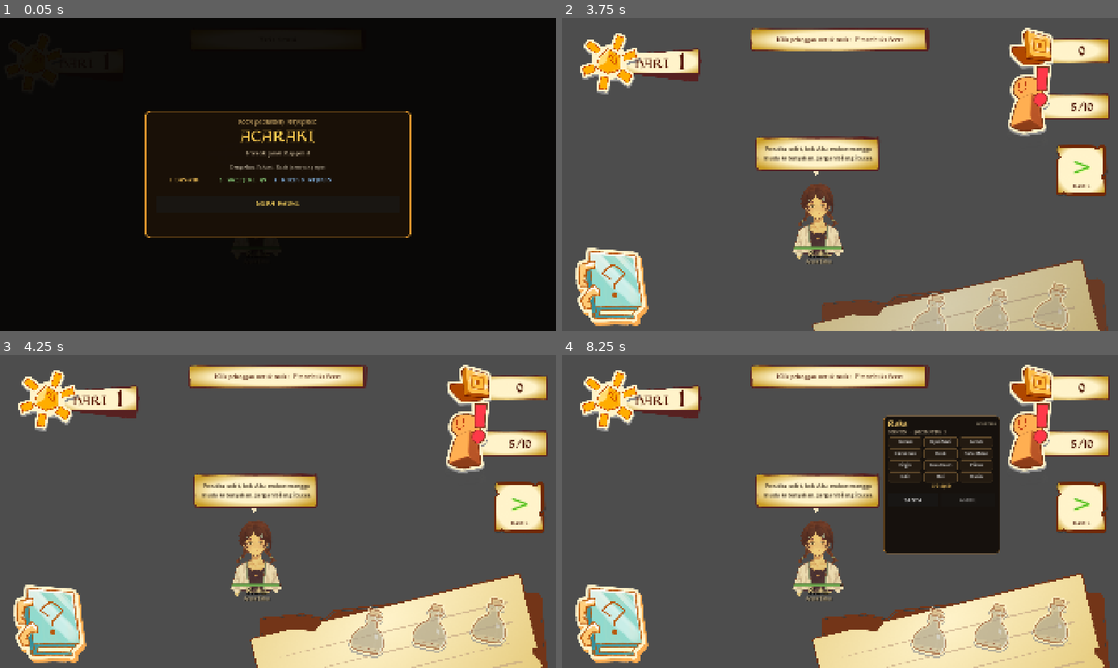
Above: before the commit, frames 1-4 (two rows, left to right).
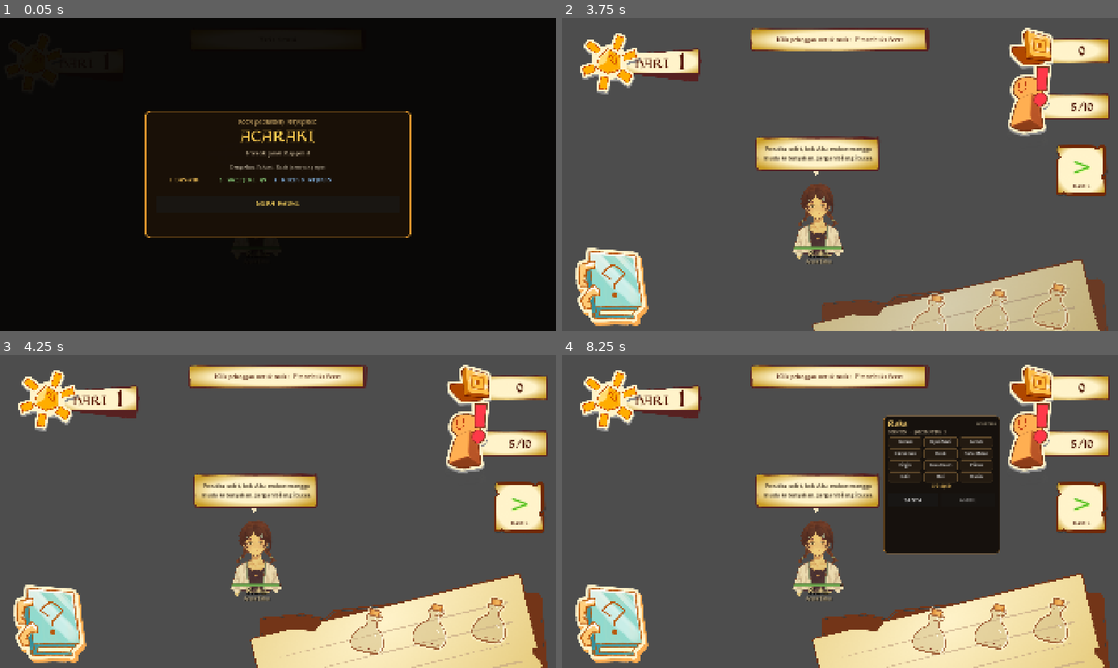
Above: after the commit, the same moments.

Repository: viscasa/igdx-bootcamp
Game: Godot game, scene res://Scenes/Game/kasir.tscn
Two runs of this game, one before a commit and one after it. Both use one fixed random seed, a clock stepped at 60 frames per second and the inputs below. The engine's default icon, where the game draws it, is replaced by a stand-in: a white triangle on a blue panel in a dark square.
Inputs (mouse positions are in pixels of both pictures, inside the frame that each line leads up to):
- Up to frame 1 (0.05 s): no input
- Up to frame 2 (3.75 s): click (817, 221) at 0.5 s; click "DAPUR" at 1.25 s; click "KASIR" at 2 s; click (612, 287) at 2.75 s; click "BUKA KEDAI" at 3.5 s
- Up to frame 3 (4.25 s): no input
- Up to frame 4 (8.25 s): tap Enter at 4.25, 5.75, 8 s; move the mouse to (962, 495) at 4.27 s; hold W 4.28-5 s; tap R at 4.35 s; click (962, 495) at 4.42 s; tap Space at 4.52, 5, 7.25 s; drag from (728, 527) to (812, 574) at 5.02 s; move the mouse to (895, 442) at 5.77 s; hold W 5.78-6.5 s; tap F at 5.85 s; click "TUTUP" at 6.5 s; drag from (812, 574) to (673, 464) at 7.27 s; move the mouse to (1006, 558) at 8.02 s; hold S from 8.03 s (still down); tap C at 8.1 s

Frame 1 is identical in both runs. In frame 2, 0.3% of the frame differs, in the area x 62-91%, y 84-100%; in frame 3, 1.4%, in the area x 62-91%, y 77-97%; in frame 4, 1.4%.

Commit message:
feat(bottle): tambah visual cairan dinamis

Diff:
--- /dev/null
+++ b/Assets/Shaders/bottle_fluid.gdshader
@@ -0,0 +1,57 @@
+shader_type canvas_item;
+render_mode unshaded;
+
+// The polygon supplies the bottle mask. Its surface is evaluated in world
+// space, which keeps gravity horizontal regardless of the bottle transform.
+uniform float surface_y = 0.0;
+uniform float center_x = 0.0;
+uniform float wave_amplitude = 1.0;
+uniform float wave_frequency = 0.045;
+uniform float wave_phase = 0.0;
+uniform float secondary_wave_mix = 0.34;
+uniform float secondary_wave_frequency_scale = 1.7;
+uniform float secondary_wave_speed_ratio = -0.6;
+uniform float wave_tilt = 0.0;
+uniform float surface_bias = 0.0;
+uniform float edge_softness = 0.9;
+uniform float rim_strength : hint_range(0.0, 1.0, 0.05) = 0.28;
+uniform vec4 layer_tint : source_color = vec4(1.0);
+
+varying vec2 world_position;
+
+
+void vertex() {
+	world_position = (MODEL_MATRIX * vec4(VERTEX, 0.0, 1.0)).xy;
+}
+
+
+void fragment() {
+	float primary_wave = sin(
+		world_position.x * wave_frequency + wave_phase
+	);
+	float secondary_wave = sin(
+		world_position.x * wave_frequency * secondary_wave_frequency_scale
+		+ wave_phase * secondary_wave_speed_ratio + 1.7
+	) * secondary_wave_mix;
+	float wave = (primary_wave + secondary_wave) * wave_amplitude;
+	float surface = surface_y + surface_bias + wave
+		+ (world_position.x - center_x) * wave_tilt;
+	float liquid_mask = smoothstep(
+		surface - edge_softness,
+		surface + edge_softness,
+		world_position.y
+	);
+	float rim = 1.0 - smoothstep(
+		edge_softness,
+		edge_softness * 3.5,
+		abs(world_position.y - surface)
+	);
+	vec4 liquid_color = COLOR * layer_tint;
+	liquid_color.rgb = mix(
+		liquid_color.rgb,
+		min(liquid_color.rgb * 1.22, vec3(1.0)),
+		rim * rim_strength
+	);
+	liquid_color.a *= liquid_mask;
+	COLOR = liquid_color;
+}
--- a/Scenes/Components/carry_shelf.tscn
+++ b/Scenes/Components/carry_shelf.tscn
@@ -2,9 +2,8 @@
 
 [ext_resource type="Script" uid="uid://c01qt6b5lw8l7" path="res://Scripts/Components/carry_shelf.gd" id="1_script"]
 [ext_resource type="Texture2D" uid="uid://dd7swuyqp7c1y" path="res://Assets/UI/panel/Big Panel Bottom.png" id="2_shelf"]
-[ext_resource type="Texture2D" uid="uid://dfiyx545rnxte" path="res://Assets/UI/Individuals/empty_bottle_transparent.png" id="3_bottle"]
 [ext_resource type="FontFile" uid="uid://bq4qkoekat7m8" path="res://Assets/Fonts/kelmscott/KELMSCOT.TTF" id="4_display"]
-[ext_resource type="FontFile" uid="uid://4wkdvw2t46n" path="res://Assets/Fonts/kelmscottroman/KelmscottRomanNF.ttf" id="5_body"]
+[ext_resource type="PackedScene" uid="uid://d1tw1in7locan" path="res://Scenes/Item/bottle.tscn" id="4_py0kk"]
 
 [node name="CarryShelf" type="Node2D" unique_id=1654985407]
 script = ExtResource("1_script")
@@ -29,116 +28,11 @@
 
 [node name="Slots" type="Node2D" parent="." unique_id=1915053784]
 
-[node name="Slot0" type="Node2D" parent="Slots" unique_id=1251145274]
+[node name="Slot0" parent="Slots" unique_id=417190477 instance=ExtResource("4_py0kk")]
 position = Vector2(458, 265)
 
-[node name="Bottle" type="Sprite2D" parent="Slots/Slot0" unique_id=504777382]
-rotation = 0.20867793
-scale = Vector2(0.5, 0.5)
-texture = ExtResource("3_bottle")
-
-[node name="BrewSwatch" type="Polygon2D" parent="Slots/Slot0" unique_id=499225732]
-visible = false
-position = Vector2(0, 33)
-color = Color(0.42, 0.7, 0.3, 1)
-polygon = PackedVector2Array(-21, -6, 21, -6, 17, 7, -17, 7)
-
-[node name="NameLabel" type="Label" parent="Slots/Slot0" unique_id=1800237516]
-visible = false
-offset_left = -92.0
-offset_top = -132.0
-offset_right = 92.0
-offset_bottom = -107.0
-theme_override_colors/font_color = Color(0.31, 0.105, 0.04, 1)
-theme_override_fonts/font = ExtResource("4_display")
-theme_override_font_sizes/font_size = 15
-horizontal_alignment = 1
-text_overrun_behavior = 3
-
-[node name="EffectLabel" type="Label" parent="Slots/Slot0" unique_id=810175101]
-visible = false
-offset_left = -92.0
-offset_top = -107.0
-offset_right = 92.0
-offset_bottom = -84.0
-theme_override_colors/font_color = Color(0.35, 0.17, 0.08, 0.85)
-theme_override_fonts/font = ExtResource("5_body")
-theme_override_font_sizes/font_size = 13
-horizontal_alignment = 1
-text_overrun_behavior = 3
-
-[node name="Slot1" type="Node2D" parent="Slots" unique_id=1857417089]
+[node name="Slot1" parent="Slots" instance=ExtResource("4_py0kk")]
 position = Vector2(673, 247)
 
-[node name="Bottle" type="Sprite2D" parent="Slots/Slot1" unique_id=1955651176]
-rotation = 0.20867793
-scale = Vector2(0.5, 0.5)
-texture = ExtResource("3_bottle")
-
-[node name="BrewSwatch" type="Polygon2D" parent="Slots/Slot1" unique_id=1509169080]
-visible = false
-position = Vector2(0, 33)
-color = Color(0.42, 0.7, 0.3, 1)
-polygon = PackedVector2Array(-21, -6, 21, -6, 17, 7, -17, 7)
-
-[node name="NameLabel" type="Label" parent="Slots/Slot1" unique_id=954917527]
-visible = false
-offset_left = -92.0
-offset_top = -132.0
-offset_right = 92.0
-offset_bottom = -107.0
-theme_override_colors/font_color = Color(0.31, 0.105, 0.04, 1)
-theme_override_fonts/font = ExtResource("4_display")
-theme_override_font_sizes/font_size = 15
-horizontal_alignment = 1
-text_overrun_behavior = 3
-
-[node name="EffectLabel" type="Label" parent="Slots/Slot1" unique_id=851079155]
-visible = false
-offset_left = -92.0
-offset_top = -107.0
-offset_right = 92.0
-offset_bottom = -84.0
-theme_override_colors/font_color = Color(0.35, 0.17, 0.08, 0.85)
-theme_override_fonts/font = ExtResource("5_body")
-theme_override_font_sizes/font_size = 13
-horizontal_alignment = 1
-text_overrun_behavior = 3
-
-[node name="Slot2" type="Node2D" parent="Slots" unique_id=554466469]
+[node name="Slot2" parent="Slots" instance=ExtResource("4_py0kk")]
 position = Vector2(878, 228)
-
-[node name="Bottle" type="Sprite2D" parent="Slots/Slot2" unique_id=1869416843]
-rotation = 0.20867793
-scale = Vector2(0.5, 0.5)
-texture = ExtResource("3_bottle")
-
-[node name="BrewSwatch" type="Polygon2D" parent="Slots/Slot2" unique_id=779677318]
-visible = false
-position = Vector2(0, 33)
-color = Color(0.42, 0.7, 0.3, 1)
-polygon = PackedVector2Array(-21, -6, 21, -6, 17, 7, -17, 7)
-
-[node name="NameLabel" type="Label" parent="Slots/Slot2" unique_id=160985005]
-visible = false
-offset_left = -92.0
-offset_top = -132.0
-offset_right = 92.0
-offset_bottom = -107.0
-theme_override_colors/font_color = Color(0.31, 0.105, 0.04, 1)
-theme_override_fonts/font = ExtResource("4_display")
-theme_override_font_sizes/font_size = 15
-horizontal_alignment = 1
-text_overrun_behavior = 3
-
-[node name="EffectLabel" type="Label" parent="Slots/Slot2" unique_id=1455753384]
-visible = false
-offset_left = -92.0
-offset_top = -107.0
-offset_right = 92.0
-offset_bottom = -84.0
-theme_override_colors/font_color = Color(0.35, 0.17, 0.08, 0.85)
-theme_override_fonts/font = ExtResource("5_body")
-theme_override_font_sizes/font_size = 13
-horizontal_alignment = 1
-text_overrun_behavior = 3
--- /dev/null
+++ b/Scenes/Item/bottle.tscn
@@ -0,0 +1,101 @@
+[gd_scene format=3 uid="uid://d1tw1in7locan"]
+
+[ext_resource type="Texture2D" uid="uid://dfiyx545rnxte" path="res://Assets/UI/Individuals/empty_bottle_transparent.png" id="1_ubxr5"]
+[ext_resource type="Texture2D" uid="uid://oykurudl2aw8" path="res://Assets/UI/Individuals/empty_bottle_transparent2.png" id="2_gmju5"]
+[ext_resource type="FontFile" uid="uid://bq4qkoekat7m8" path="res://Assets/Fonts/kelmscott/KELMSCOT.TTF" id="3_ka3m6"]
+[ext_resource type="FontFile" uid="uid://4wkdvw2t46n" path="res://Assets/Fonts/kelmscottroman/KelmscottRomanNF.ttf" id="4_phya8"]
+[ext_resource type="Shader" uid="uid://dahx7hrfi846a" path="res://Assets/Shaders/bottle_fluid.gdshader" id="5_fluid"]
+[ext_resource type="Script" uid="uid://we2ebudvdpxc" path="res://Scripts/Components/bottle_fluid_visual.gd" id="6_fluid_script"]
+
+[sub_resource type="ShaderMaterial" id="ShaderMaterial_back"]
+resource_local_to_scene = true
+shader = ExtResource("5_fluid")
+shader_parameter/surface_y = 16.31509804725647
+shader_parameter/center_x = -8.0
+shader_parameter/wave_amplitude = 1.0000000036399148
+shader_parameter/wave_frequency = 0.045
+shader_parameter/wave_phase = 3.651279540099665
+shader_parameter/secondary_wave_mix = 0.34
+shader_parameter/secondary_wave_frequency_scale = 1.7
+shader_parameter/secondary_wave_speed_ratio = -0.6
+shader_parameter/wave_tilt = 4.668887660030766e-11
+shader_parameter/surface_bias = -2.4
+shader_parameter/edge_softness = 0.9
+shader_parameter/rim_strength = 0.16
+shader_parameter/layer_tint = Color(0.62, 0.72, 0.86, 0.72)
+
+[sub_resource type="ShaderMaterial" id="ShaderMaterial_front"]
+resource_local_to_scene = true
+shader = ExtResource("5_fluid")
+shader_parameter/surface_y = 16.31509804725647
+shader_parameter/center_x = -8.0
+shader_parameter/wave_amplitude = 1.0000000050554372
+shader_parameter/wave_frequency = 0.045
+shader_parameter/wave_phase = 1.401279540099665
+shader_parameter/secondary_wave_mix = 0.34
+shader_parameter/secondary_wave_frequency_scale = 1.7
+shader_parameter/secondary_wave_speed_ratio = -0.6
+shader_parameter/wave_tilt = 1.2078123087669466e-10
+shader_parameter/surface_bias = 0.0
+shader_parameter/edge_softness = 0.9
+shader_parameter/rim_strength = 0.32
+shader_parameter/layer_tint = Color(1, 1, 1, 0.82)
+
+[node name="Slot0" type="Node2D" unique_id=417190477]
+
+[node name="BottleVisual" type="Node2D" parent="." unique_id=1778115640]
+script = ExtResource("6_fluid_script")
+idle_amplitude = 1.0
+idle_wave_speed = 0.45
+secondary_wave_mix = null
+secondary_wave_frequency_scale = null
+secondary_wave_speed_ratio = null
+motion_wave_speed_gain = null
+
+[node name="Bottle" type="Sprite2D" parent="BottleVisual" unique_id=1063613812]
+rotation = 0.20867793
+scale = Vector2(0.5, 0.5)
+texture = ExtResource("1_ubxr5")
+
+[node name="BrewSwatchBack" type="Polygon2D" parent="BottleVisual" unique_id=1921985933]
+visible = false
+material = SubResource("ShaderMaterial_back")
+position = Vector2(0, 33)
+color = Color(0.42, 0.7, 0.3, 1)
+polygon = PackedVector2Array(-66, 1, -56, -24, -41, -41, -22, -52, -10, -58, -6, -70, -8, -82, -10, -88, -6, -95, 37, -87, 43, -83, 40, -74, 28, -68, 27, -49, 36, -34, 43, -21, 48, -6, 50, 14, 45, 27, 37, 37, 27, 43, -57, 25)
+
+[node name="BrewSwatch" type="Polygon2D" parent="BottleVisual" unique_id=1656813260]
+visible = false
+material = SubResource("ShaderMaterial_front")
+position = Vector2(0, 33)
+color = Color(0.42, 0.7, 0.3, 1)
+polygon = PackedVector2Array(-66, 1, -56, -24, -41, -41, -22, -52, -10, -58, -6, -70, -8, -82, -10, -88, -6, -95, 37, -87, 43, -83, 40, -74, 28, -68, 27, -49, 36, -34, 43, -21, 48, -6, 50, 14, 45, 27, 37, 37, 27, 43, -57, 25)
+
+[node name="Bottle2" type="Sprite2D" parent="BottleVisual" unique_id=488633415]
+rotation = 0.20867793
+scale = Vector2(0.5, 0.5)
+texture = ExtResource("2_gmju5")
+
+[node name="NameLabel" type="Label" parent="." unique_id=1989229357]
+visible = false
+offset_left = -92.0
+offset_top = -132.0
+offset_right = 92.0
+offset_bottom = -107.0
+theme_override_colors/font_color = Color(0.31, 0.105, 0.04, 1)
+theme_override_fonts/font = ExtResource("3_ka3m6")
+theme_override_font_sizes/font_size = 15
+horizontal_alignment = 1
+text_overrun_behavior = 3
+
+[node name="EffectLabel" type="Label" parent="." unique_id=1109580130]
+visible = false
+offset_left = -92.0
+offset_top = -107.0
+offset_right = 92.0
+offset_bottom = -84.0
+theme_override_colors/font_color = Color(0.35, 0.17, 0.08, 0.85)
+theme_override_fonts/font = ExtResource("4_phya8")
+theme_override_font_sizes/font_size = 13
+horizontal_alignment = 1
+text_overrun_behavior = 3
--- /dev/null
+++ b/Scripts/Components/bottle_fluid_visual.gd
@@ -0,0 +1,301 @@
+@tool
+class_name BottleFluidVisual extends Node2D
+
+## A signed spring-damper keeps the liquid's own momentum. Angular
+## acceleration drives it toward the trailing side; stopping or reversing the
+## bottle makes it overshoot before damping back to rest.
+
+@export_range(0.05, 0.95, 0.01) var fill_ratio: float = 0.55
+
+@export_group("Motion Sampling")
+@export_range(1.0, 40.0, 0.5) var input_smoothing: float = 14.0
+@export_range(0.0, 10.0, 0.1) var motion_deadzone: float = 1.2
+@export_range(5.0, 120.0, 1.0) var maximum_angular_acceleration: float = 55.0
+
+@export_group("Liquid Inertia")
+@export_range(0.0, 0.5, 0.005) var inertia_gain: float = 0.16
+@export_range(0.2, 4.0, 0.05) var spring_frequency: float = 1.25
+@export_range(0.05, 1.0, 0.01) var damping_ratio: float = 0.22
+@export_range(0.02, 0.4, 0.01) var maximum_slosh: float = 0.18
+
+@export_group("Surface Wave")
+@export_range(0.0, 4.0, 0.05) var idle_amplitude: float = 1.8
+@export_range(0.005, 0.15, 0.001) var wave_frequency: float = 0.045
+@export_range(0.0, 2.0, 0.05) var idle_wave_speed: float = 0.55
+@export_range(0.0, 0.8, 0.01) var secondary_wave_mix: float = 0.34
+@export_range(1.1, 3.0, 0.05) var secondary_wave_frequency_scale: float = 1.7
+@export_range(-1.5, 1.5, 0.05) var secondary_wave_speed_ratio: float = -0.6
+@export_range(0.0, 80.0, 1.0) var wave_energy_gain: float = 38.0
+@export_range(1.0, 16.0, 0.5) var maximum_amplitude: float = 7.0
+@export_range(0.0, 80.0, 1.0) var motion_wave_speed_gain: float = 34.0
+@export_range(0.5, 12.0, 0.25) var phase_speed_smoothing: float = 3.0
+@export_range(1.0, 20.0, 0.5) var maximum_motion_wave_speed: float = 8.0
+
+@export_group("Depth")
+@export_range(1.0, 20.0, 0.5) var back_layer_response: float = 5.0
+@export_range(0.0, 8.0, 0.1) var back_surface_lift: float = 2.4
+@export_range(0.1, 4.0, 0.1) var edge_softness: float = 0.9
+
+@onready var back_fluid: Polygon2D = $BrewSwatchBack
+@onready var front_fluid: Polygon2D = $BrewSwatch
+
+var _last_rotation: float = 0.0
+var _filtered_angular_velocity: float = 0.0
+var _previous_angular_velocity: float = 0.0
+var _slosh_position: float = 0.0
+var _slosh_velocity: float = 0.0
+var _back_position: float = 0.0
+var _back_velocity: float = 0.0
+var _wave_phase: float = 0.0
+var _wave_phase_velocity: float = 0.0
+
+
+func _ready() -> void:
+	_last_rotation = global_rotation
+	_wave_phase_velocity = idle_wave_speed
+	set_process(true)
+	_update_materials(idle_amplitude)
+
+
+func _process(delta: float) -> void:
+	if not is_instance_valid(front_fluid) or not is_instance_valid(back_fluid):
+		return
+
+	var safe_delta := maxf(delta, 0.0001)
+	var angle_delta := wrapf(global_rotation - _last_rotation, -PI, PI)
+	var raw_angular_velocity := angle_delta / safe_delta
+	_last_rotation = global_rotation
+
+	var smoothing := 1.0 - exp(-input_smoothing * safe_delta)
+	_filtered_angular_velocity = lerpf(
+		_filtered_angular_velocity, raw_angular_velocity, smoothing)
+	var angular_acceleration := (
+		_filtered_angular_velocity - _previous_angular_velocity) / safe_delta
+	_previous_angular_velocity = _filtered_angular_velocity
+	if absf(angular_acceleration) < motion_deadzone:
+		angular_acceleration = 0.0
+	angular_acceleration = clampf(
+		angular_acceleration,
+		-maximum_angular_acceleration,
+		maximum_angular_acceleration
+	)
+
+	# The liquid centroid is below the visual pivot for every orientation.
+	# Positive clockwise acceleration therefore pushes the mass toward the
+	# opposite/trailing side through this signed lever.
+	var drive := -angular_acceleration * _liquid_lever() * inertia_gain
+	var omega := TAU * spring_frequency
+	var spring_acceleration := drive \
+		- 2.0 * damping_ratio * omega * _slosh_velocity \
+		- omega * omega * _slosh_position
+	_slosh_velocity += spring_acceleration * safe_delta
+	_slosh_position += _slosh_velocity * safe_delta
+	if absf(_slosh_position) > maximum_slosh:
+		_slosh_position = clampf(
+			_slosh_position, -maximum_slosh, maximum_slosh)
+		_slosh_velocity *= 0.42
+
+	# The rear surface follows the same physical side, only with a small lag.
+	var back_response := 1.0 - exp(-back_layer_response * safe_delta)
+	_back_position = lerpf(_back_position, _slosh_position, back_response)
+	_back_velocity = lerpf(_back_velocity, _slosh_velocity, back_response)
+
+	var energy := sqrt(
+		_slosh_position * _slosh_position
+		+ pow(_slosh_velocity / maxf(omega, 0.001), 2.0)
+	)
+	# Keep the wave moving forward on one continuous timeline. Energy only
+	# changes its speed; it never chases a wrapped angle or abruptly reverses.
+	var target_phase_velocity := minf(
+		idle_wave_speed + energy * motion_wave_speed_gain,
+		maximum_motion_wave_speed
+	)
+	var speed_blend := 1.0 - exp(-phase_speed_smoothing * safe_delta)
+	_wave_phase_velocity = lerpf(
+		_wave_phase_velocity,
+		target_phase_velocity,
+		speed_blend
+	)
+	_wave_phase = fposmod(
+		_wave_phase + _wave_phase_velocity * safe_delta,
+		TAU
+	)
+
+	var amplitude := clampf(
+		idle_amplitude + energy * wave_energy_gain,
+		idle_amplitude,
+		maximum_amplitude
+	)
+	_update_materials(amplitude)
+
+
+func _liquid_lever() -> float:
+	var points := _world_polygon()
+	if points.size() < 3:
+		return 1.0
+	var min_y := points[0].y
+	var max_y := points[0].y
+	for point in points:
+		min_y = minf(min_y, point.y)
+		max_y = maxf(max_y, point.y)
+	var surface := _surface_for_ratio(points, fill_ratio, 0.0, 0.0)
+	var liquid_points := _clip_below(points, surface)
+	var centroid := _polygon_centroid(liquid_points)
+	var half_height := maxf((max_y - min_y) * 0.5, 1.0)
+	return clampf((centroid.y - global_position.y) / half_height, 0.25, 1.25)
+
+
+func _update_materials(amplitude: float) -> void:
+	if not is_instance_valid(front_fluid) or not is_instance_valid(back_fluid):
+		return
+	var points := _world_polygon()
+	if points.size() < 3:
+		return
+
+	var min_x := points[0].x
+	var max_x := points[0].x
+	for point in points:
+		min_x = minf(min_x, point.x)
+		max_x = maxf(max_x, point.x)
+	var center := (min_x + max_x) * 0.5
+	var scale_factor := maxf(
+		(front_fluid.global_transform.x.length()
+			+ front_fluid.global_transform.y.length()) * 0.5,
+		0.001
+	)
+
+	var front_surface := _surface_for_ratio(
+		points, fill_ratio, center, _slosh_position)
+	var back_surface := _surface_for_ratio(
+		points, fill_ratio, center, _back_position)
+	_set_layer_parameters(
+		front_fluid.material as ShaderMaterial,
+		front_surface,
+		center,
+		amplitude * scale_factor,
+		_slosh_position,
+		_wave_phase,
+		0.0,
+		scale_factor
+	)
+	_set_layer_parameters(
+		back_fluid.material as ShaderMaterial,
+		back_surface,
+		center,
+		(amplitude * 0.72 + idle_amplitude * 0.28) * scale_factor,
+		_back_position,
+		_wave_phase + 2.25,
+		-back_surface_lift * scale_factor,
+		scale_factor
+	)
+
+
+func _set_layer_parameters(material: ShaderMaterial, surface: float,
+		center: float, amplitude: float, tilt: float, phase: float,
+		bias: float, scale_factor: float) -> void:
+	if material == null:
+		return
+	material.set_shader_parameter("surface_y", surface)
+	material.set_shader_parameter("center_x", center)
+	material.set_shader_parameter("wave_amplitude", amplitude)
+	material.set_shader_parameter("wave_frequency", wave_frequency / scale_factor)
+	material.set_shader_parameter("wave_phase", phase)
+	material.set_shader_parameter("secondary_wave_mix", secondary_wave_mix)
+	material.set_shader_parameter(
+		"secondary_wave_frequency_scale",
+		secondary_wave_frequency_scale
+	)
+	material.set_shader_parameter(
+		"secondary_wave_speed_ratio",
+		secondary_wave_speed_ratio
+	)
+	material.set_shader_parameter("wave_tilt", tilt)
+	material.set_shader_parameter("surface_bias", bias)
+	material.set_shader_parameter("edge_softness", edge_softness * scale_factor)
+
+
+func _world_polygon() -> PackedVector2Array:
+	var points := PackedVector2Array()
+	for point in front_fluid.polygon:
+		points.append(front_fluid.to_global(point))
+	return points
+
+
+func _surface_for_ratio(points: PackedVector2Array, ratio: float,
+		center_x: float, tilt: float) -> float:
+	var gravity_points := PackedVector2Array()
+	for point in points:
+		gravity_points.append(Vector2(
+			point.x,
+			point.y - (point.x - center_x) * tilt
+		))
+	var low := gravity_points[0].y
+	var high := gravity_points[0].y
+	for point in gravity_points:
+		low = minf(low, point.y)
+		high = maxf(high, point.y)
+
+	var target_area := _polygon_area(gravity_points) * clampf(ratio, 0.0, 1.0)
+	for _step in range(22):
+		var middle := (low + high) * 0.5
+		if _area_below(gravity_points, middle) > target_area:
+			low = middle
+		else:
+			high = middle
+	return (low + high) * 0.5
+
+
+func _area_below(points: PackedVector2Array, surface: float) -> float:
+	return _polygon_area(_clip_below(points, surface))
+
+
+func _clip_below(points: PackedVector2Array, surface: float) -> PackedVector2Array:
+	var clipped := PackedVector2Array()
+	for i in range(points.size()):
+		var from := points[i]
+		var to := points[(i + 1) % points.size()]
+		var from_inside := from.y >= surface
+		var to_inside := to.y >= surface
+		if from_inside and to_inside:
+			clipped.append(to)
+		elif from_inside and not to_inside:
+			clipped.append(_surface_intersection(from, to, surface))
+		elif not from_inside and to_inside:
+			clipped.append(_surface_intersection(from, to, surface))
+			clipped.append(to)
+	return clipped
+
+
+func _surface_intersection(from: Vector2, to: Vector2, surface: float) -> Vector2:
+	var height := to.y - from.y
+	if is_zero_approx(height):
+		return Vector2(to.x, surface)
+	var weight := (surface - from.y) / height
+	return from.lerp(to, weight)
+
+
+func _polygon_centroid(points: PackedVector2Array) -> Vector2:
+	if points.size() < 3:
+		return global_position
+	var cross_sum := 0.0
+	var weighted := Vector2.ZERO
+	for i in range(points.size()):
+		var current := points[i]
+		var next := points[(i + 1) % points.size()]
+		var cross := current.x * next.y - next.x * current.y
+		cross_sum += cross
+		weighted += (current + next) * cross
+	if is_zero_approx(cross_sum):
+		return global_position
+	return weighted / (3.0 * cross_sum)
+
+
+func _polygon_area(points: PackedVector2Array) -> float:
+	if points.size() < 3:
+		return 0.0
+	var twice_area := 0.0
+	for i in range(points.size()):
+		var current := points[i]
+		var next := points[(i + 1) % points.size()]
+		twice_area += current.x * next.y - next.x * current.y
+	return absf(twice_area) * 0.5
--- a/Scripts/Components/carry_shelf.gd
+++ b/Scripts/Components/carry_shelf.gd
@@ -100,22 +100,25 @@
 		return
 	for i in range(_art_slots.size()):
 		var slot := _art_slots[i]
-		var bottle := slot.get_node("Bottle") as Sprite2D
-		var swatch := slot.get_node("BrewSwatch") as Polygon2D
+		var visual := slot.get_node("BottleVisual") as Node2D
+		var back_swatch := slot.get_node("BottleVisual/BrewSwatchBack") as Polygon2D
+		var swatch := slot.get_node("BottleVisual/BrewSwatch") as Polygon2D
 		var name_label := slot.get_node("NameLabel") as Label
 		var effect_label := slot.get_node("EffectLabel") as Label
 		var filled := i < brews.size() and brews[i] != dragging
-		bottle.modulate = Color.WHITE if filled else Color(1, 1, 1, 0.68)
+		visual.modulate = Color.WHITE if filled else Color(1, 1, 1, 0.68)
+		back_swatch.visible = filled
 		swatch.visible = filled
 		name_label.visible = filled
 		effect_label.visible = filled
 		if filled:
 			var brew := brews[i]
+			back_swatch.color = brew.color()
 			swatch.color = brew.color()
 			name_label.text = brew.display_name()
 			effect_label.text = brew.effect_summary()
 		elif i < brews.size() and brews[i] == dragging:
-			bottle.modulate = Color(1, 1, 1, 0.16)
+			visual.modulate = Color(1, 1, 1, 0.16)
 
 		var was_filled := i < _shown_brews.size() and _shown_brews[i] != null
 		if filled and not was_filled:
Not shown, added: Assets/Shaders/bottle_fluid.gdshader.uid
Binary file changed: Assets/UI/Individuals/empty_bottle_transparent.png
Binary file added: Assets/UI/Individuals/empty_bottle_transparent2.png
Not shown, added: Assets/UI/Individuals/empty_bottle_transparent2.png.import
Not shown, added: Scripts/Components/bottle_fluid_visual.gd.uid
